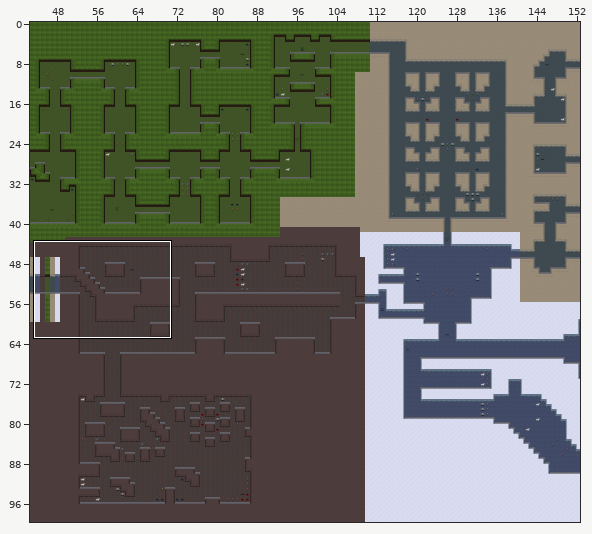
An edit to a level. Tiled map, Tools/Working Level Editor/Final Level.tmx. The picture above shows the old version from afar; the outline marks the close-up.
Close-up. Before the commit:
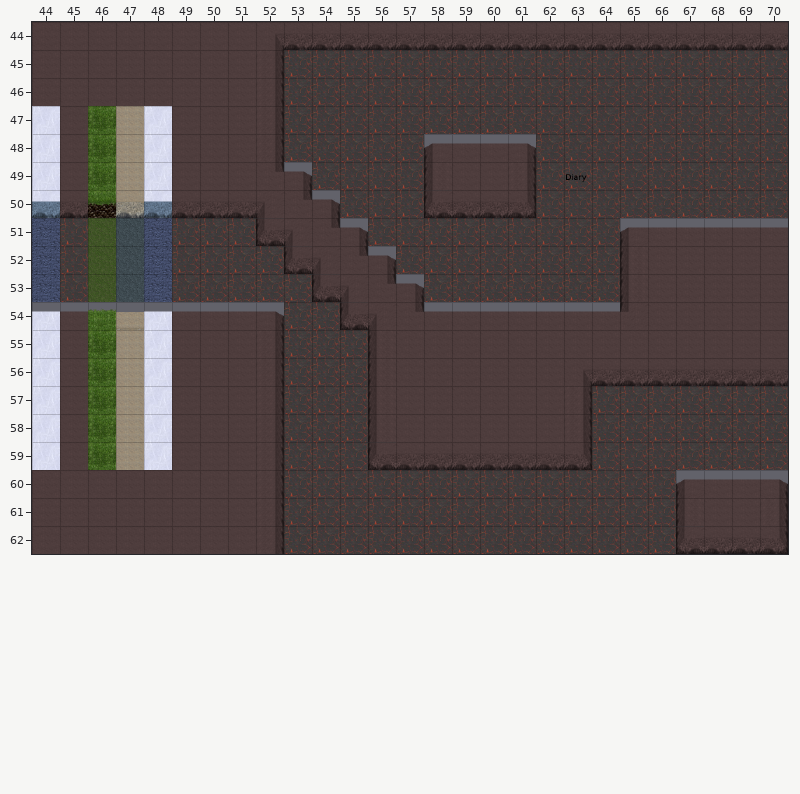
Cells are 64x64 px. Shown: x 44..70, y 44..62. The commit also changed other parts of the map, which this record leaves out.
Once edited:
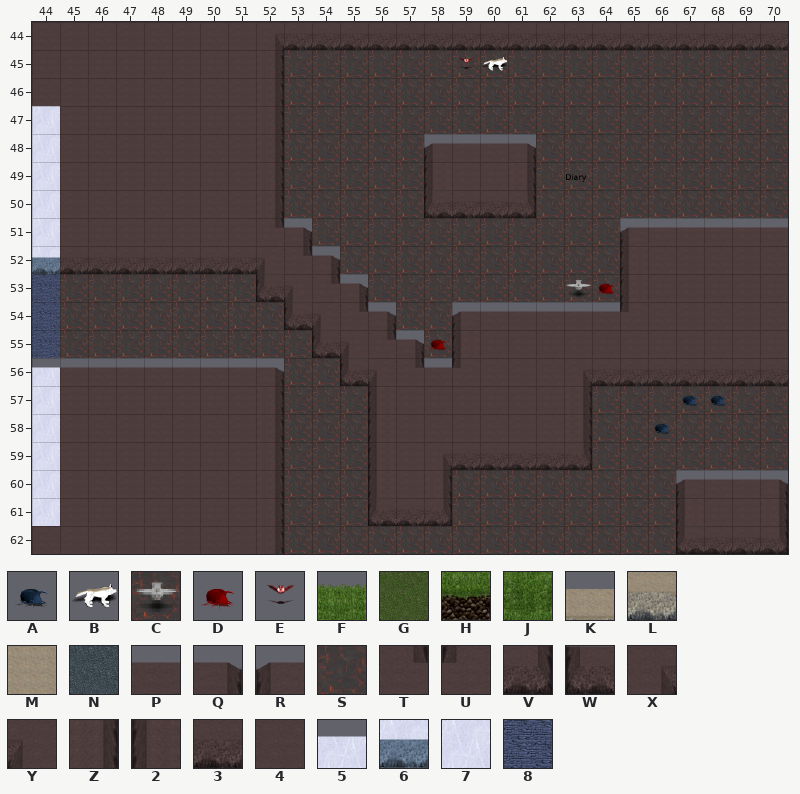
Key: from "Enemies": A 0 "Beetle", B 9 "Frost Wolf", C 10 "Frost Owl", D 13 "Fire Ant", E 14 "Fire Bat"; from "Floors/Walls": F 0 "Bottom", G 3 "Floor", H 12 "Wall", J 13 "TopArea", K 14 "Bottom", L 15 "Wall", M 26 "TopArea", N 27 "Floor", P 28 "Bottom", Q 29 "BottomConvexCorner", R 30 "BottomConvexCorner", S 31 "Floor", T 32 "BottomCorner", U 33 "BottomCorner", V 34 "ConvexCorner", W 35 "ConvexCorner", X 36 "Corner", Y 37 "Corner", Z 38 "SideWall", 2 39 "SideWall", 3 40 "Wall", 4 41 "TopArea", 5 42 "Bottom", 6 43 "Wall", 7 54 "TopArea", 8 55 "Floor".
_ is an empty cell, . an unchanged one.
See-through tiles are keyed as they look on the map.
The edit:
--- layer "Level"
@@ x 44..59 @@
-47 ..JM7...........
-48 ..JM7...........
-49 ..JM7...TQ......
-50 63HL6333YTQ.....
-51 8SGN8SSSWYTQ....
-52 8SGN8SSSSWYTQ...
-53 ..GN8...SSWYTQ..
-54 5PFK5PPPQSSWYTPP
-55 74JM7444Z.SS2444
-56 74JM7444Z..S2444
-57 ..JM7...........
-58 ..JM7...........
-59 ..JM7.......W33.
-60 4...........SSS.
-61 4...........SSS.
+47 ..444...........
+48 ..444...........
+49 ..444...ZS......
+50 74444444ZSS.....
+51 74444444TQSS....
+52 63333333YTQSS...
+53 ..SSS...WYTQSS..
+54 8SSSSSSSSWYTQSSR
+55 8SSSSSSSS.WYTQS2
+56 5PPPPPPPQ..WYTPU
+57 ..444...........
+58 ..444...........
+59 ..444.......24X.
+60 7...........24Z.
+61 7...........W3V.
--- layer "Enemies"
@@ x 59..60 @@
-45 __
+45 EB
@@ x 63..64 @@
-53 __
+53 CD
@@ x 58..58 @@
-55 _
+55 D
@@ x 66..68 @@
-57 .__
-58 _..
+57 .AA
+58 A..
